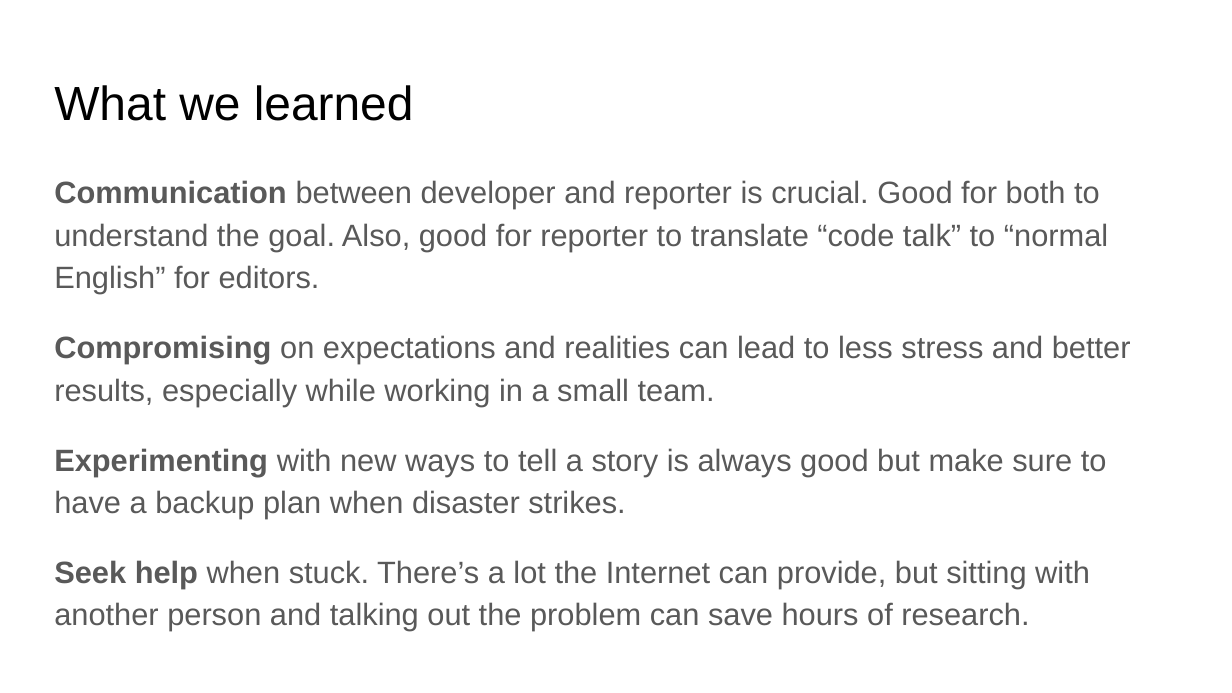
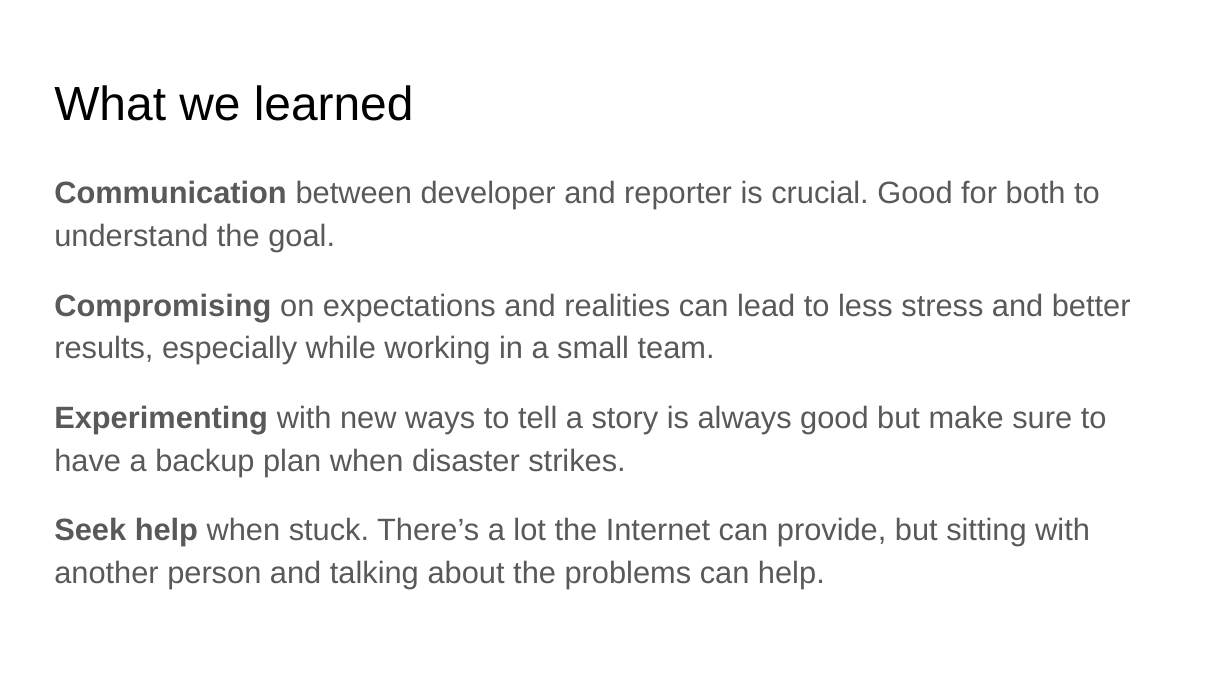
Before and after one commit to aranguren/maptime-miami-slides, a slide deck: slide 12 of Maptime-Miami-Presentation.pptx. Drawn at 1232x693 pixels with LibreOffice and Linux fonts; fonts in the diff are those of the drawing. Boxes give left, top, right and bottom in pixels: in the first picture for what was removed or moved away, otherwise in the second. Text is boxed around its words. In the diff, an @@ line names an element or a change of style, - is before the commit and + after.

```diff
--- a/Maptime-Miami-Presentation.pptx
+++ b/Maptime-Miami-Presentation.pptx
@@ text at (54, 180, 1100, 252): text changed @@
-Communication between developer and reporter is crucial. Good for both to understand the goal. Also, good for reporter to translate “code talk” to “normal English” for editors.
+Communication between developer and reporter is crucial. Good for both to understand the goal.
@@ text at (54, 517, 1090, 589): text changed @@
-Seek help when stuck. There’s a lot the Internet can provide, but sitting with another person and talking out the problem can save hours of research.
+Seek help when stuck. There’s a lot the Internet can provide, but sitting with another person and talking about the problems can help.
```
Also in this commit, not shown: 1 other slide changed, 1 other file.
